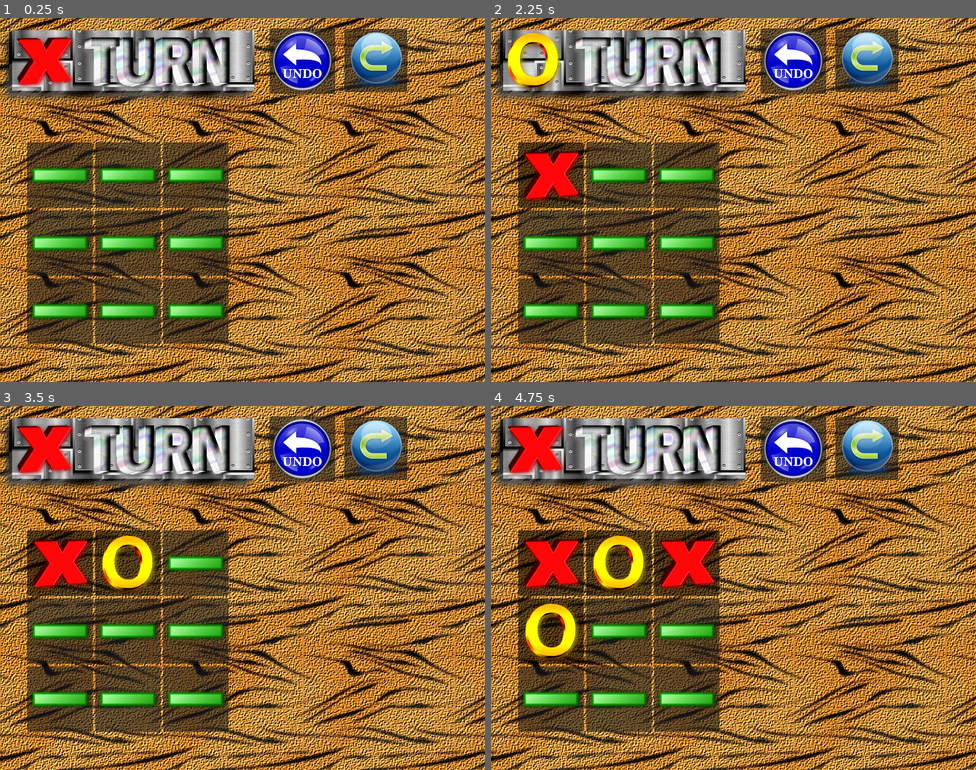
Above: before the commit, frames 1-4 (two rows, left to right).
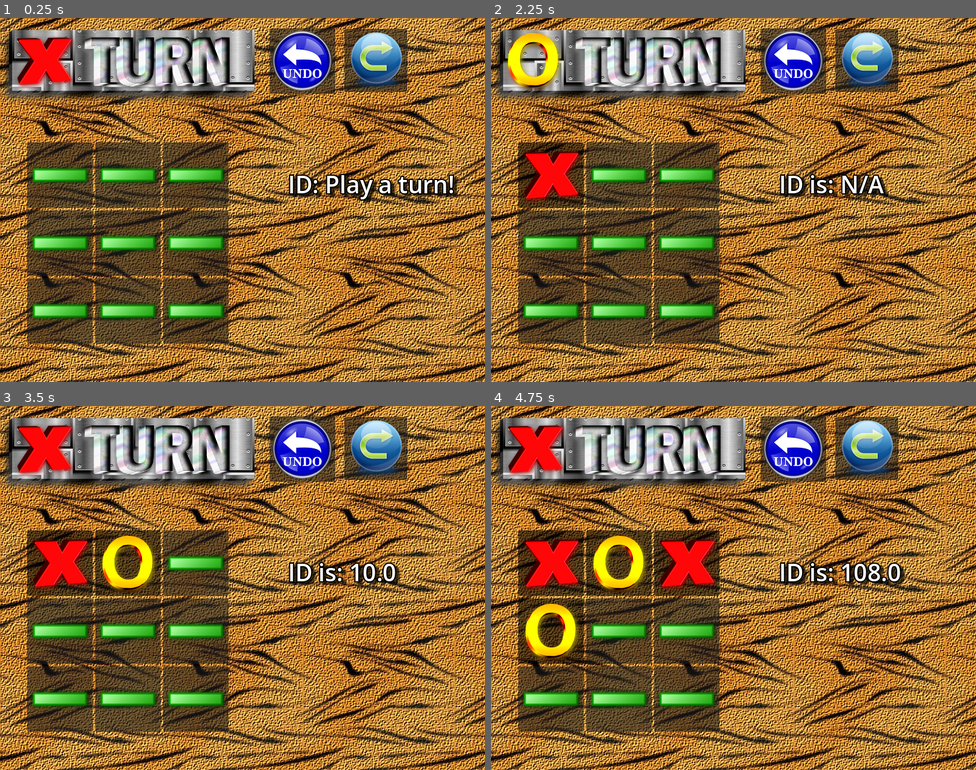
Above: after the commit, the same moments.

Repository: NoXNote/FindMenace
Game: Godot game, scene res://main.tscn
Two runs of this game, one before a commit and one after it. Both use one fixed random seed, a clock stepped at 60 frames per second and the inputs below.
Inputs (mouse positions are in pixels of both pictures, inside the frame that each line leads up to):
- Up to frame 1 (0.25 s): no input
- Up to frame 2 (2.25 s): click (791, 61) at 0.5 s; click (869, 61) at 1.25 s; click (549, 174) at 2 s
- Up to frame 3 (3.5 s): click (126, 562) at 2.77 s
- Up to frame 4 (4.75 s): click (685, 562) at 3.52 s; click (549, 631) at 4.27 s

The runs differ from the first frame. In frame 1, 1.6% of the frame differs, in the area x 59-95%, y 42-51%; in frame 2, 1.1%; in frame 3, 1.1%; in frame 4, 1.2%.

Commit message:
seems to work fine, maybe make a visualiser

Diff:
--- a/find-menace/main.tscn
+++ b/find-menace/main.tscn
@@ -7,6 +7,7 @@
 [ext_resource type="Script" uid="uid://dhsrg8hw4fh00" path="res://globals.gd" id="5_lquwl"]
 [ext_resource type="Texture2D" uid="uid://cfhc7s5nusse4" path="res://assets/undo.png" id="6_272bh"]
 [ext_resource type="Texture2D" uid="uid://c7a08vwv4cajt" path="res://assets/redo.png" id="7_5vw27"]
+[ext_resource type="Script" uid="uid://cvkybina2a7fw" path="res://menace_core.gd" id="8_5vw27"]
 
 [node name="Main" type="Control" unique_id=1011973169]
 layout_mode = 3
@@ -65,5 +66,23 @@
 offset_bottom = 122.0
 icon = ExtResource("7_5vw27")
 
+[node name="Menace Core" type="Node" parent="." unique_id=825504852]
+script = ExtResource("8_5vw27")
+
+[node name="whatID" type="Label" parent="." unique_id=1736431444]
+layout_mode = 0
+offset_left = 475.0
+offset_top = 247.0
+offset_right = 515.0
+offset_bottom = 270.0
+theme_override_colors/font_shadow_color = Color(0, 0, 0, 0.49411765)
+theme_override_colors/font_outline_color = Color(0, 0, 0, 1)
+theme_override_constants/shadow_offset_x = 6
+theme_override_constants/shadow_offset_y = 4
+theme_override_constants/outline_size = 8
+theme_override_constants/shadow_outline_size = 9
+theme_override_font_sizes/font_size = 39
+text = "ID: Play a turn!"
+
 [connection signal="pressed" from="undo" to="xoContainer" method="_on_undo_pressed"]
 [connection signal="pressed" from="redo" to="xoContainer" method="_on_redo_pressed"]
--- /dev/null
+++ b/find-menace/menace_core.gd
@@ -0,0 +1,66 @@
+extends Node
+
+var menace_db: Dictionary = {}
+
+# The 8 symmetry rotations exactly as they appear in the Python repo
+const ROTATIONS = [
+	[0, 1, 2, 3, 4, 5, 6, 7, 8], [2, 5, 8, 1, 4, 7, 0, 3, 6],
+	[8, 7, 6, 5, 4, 3, 2, 1, 0], [6, 3, 0, 7, 4, 1, 8, 5, 2],
+	[2, 1, 0, 5, 4, 3, 8, 7, 6], [8, 5, 2, 7, 4, 1, 6, 3, 0],
+	[6, 7, 8, 3, 4, 5, 0, 1, 2], [0, 3, 6, 1, 4, 7, 2, 5, 8]
+]
+
+# Maps your Top-Left to Bottom-Right grid into Menace's Bottom-Left to Top-Right grid
+const GODOT_TO_MENACE_MAP = [6, 7, 8, 3, 4, 5, 0, 1, 2]
+
+func _ready() -> void:
+	load_json_db()
+
+func load_json_db() -> void:
+	var file = FileAccess.open("res://menace_ids.json", FileAccess.READ)
+	if file:
+		var json_string = file.get_as_text()
+		menace_db = JSON.parse_string(json_string)
+		print("MENACE DB Loaded. Total states: ", menace_db.size())
+	else:
+		push_error("Could not find menace_ids.json!")
+
+func get_board_id(godot_board: Array) -> String:
+	# 1. Translate Godot grid to Menace grid
+	var menace_board = [0,0,0,0,0,0,0,0,0]
+	for i in range(9):
+		menace_board[GODOT_TO_MENACE_MAP[i]] = godot_board[i]
+
+	# 2. Find the maximum Base-3 value among all 8 symmetries
+	var max_base3_val = -1
+
+	for rot in ROTATIONS:
+		var current_val = 0
+		for i in range(9):
+			# Godot 4 supports ** for integer exponents
+			current_val += (3 ** i) * menace_board[rot[i]]
+
+		if current_val > max_base3_val:
+			max_base3_val = current_val
+
+	# 3. Look it up in the JSON dictionary
+	var key_str = str(max_base3_val)
+	if menace_db.has(key_str):
+		return str(menace_db[key_str])
+	else:
+		return "N/A"
+
+#func get_all_next_move_ids(godot_board: Array, piece_to_place: int) -> Dictionary:
+	#var next_moves = {}
+	#
+	#for i in range(9):
+		#if godot_board[i] == 0: # If square is empty
+			## Make a copy of the board and simulate the move
+			#var simulated_board = godot_board.duplicate()
+			#simulated_board[i] = piece_to_place
+			#
+			## Get the ID of this resulting board
+			#var resulting_id = get_board_id(simulated_board)
+			#next_moves[i] = resulting_id
+
+	#return next_moves
--- /dev/null
+++ b/find-menace/menace_ids.json
@@ -0,0 +1,306 @@
+{
+    "0": 1,
+    "13123": 2,
+    "4377": 3,
+    "13149": 4,
+    "4455": 5,
+    "13203": 6,
+    "4617": 7,
+    "13851": 8,
+    "2349": 9,
+    "15309": 10,
+    "6615": 11,
+    "6723": 12,
+    "10935": 13,
+    "13858": 14,
+    "15316": 15,
+    "10942": 16,
+    "15328": 17,
+    "13180": 18,
+    "13258": 19,
+    "13906": 20,
+    "15364": 21,
+    "10990": 22,
+    "13312": 23,
+    "14014": 24,
+    "15472": 25,
+    "11098": 26,
+    "11422": 27,
+    "14590": 28,
+    "17500": 29,
+    "17506": 30,
+    "17524": 31,
+    "17578": 32,
+    "17740": 33,
+    "18226": 34,
+    "15314": 35,
+    "15330": 36,
+    "13260": 37,
+    "13908": 38,
+    "15366": 39,
+    "6780": 40,
+    "10992": 41,
+    "13314": 42,
+    "4782": 43,
+    "14016": 44,
+    "15474": 45,
+    "11100": 46,
+    "4890": 47,
+    "14592": 48,
+    "14664": 49,
+    "16770": 50,
+    "17508": 51,
+    "17526": 52,
+    "17580": 53,
+    "17742": 54,
+    "18228": 55,
+    "13862": 56,
+    "15320": 57,
+    "15324": 58,
+    "10950": 59,
+    "13914": 60,
+    "15372": 61,
+    "10998": 62,
+    "14022": 63,
+    "15480": 64,
+    "11106": 65,
+    "14670": 66,
+    "16776": 67,
+    "17532": 68,
+    "17586": 69,
+    "17748": 70,
+    "18234": 71,
+    "15338": 72,
+    "4650": 73,
+    "13884": 74,
+    "15342": 75,
+    "10968": 76,
+    "15354": 77,
+    "4806": 78,
+    "14040": 79,
+    "15498": 80,
+    "11124": 81,
+    "4968": 82,
+    "11448": 83,
+    "17604": 84,
+    "17766": 85,
+    "18252": 86,
+    "13934": 87,
+    "15392": 88,
+    "4704": 89,
+    "13938": 90,
+    "15396": 91,
+    "6702": 92,
+    "11022": 93,
+    "15408": 94,
+    "13986": 95,
+    "15444": 96,
+    "11070": 97,
+    "11502": 98,
+    "16848": 99,
+    "17820": 100,
+    "18306": 101,
+    "15554": 102,
+    "11184": 103,
+    "15606": 104,
+    "11232": 105,
+    "15714": 106,
+    "11340": 107,
+    "17010": 108,
+    "18468": 109,
+    "16040": 110,
+    "16044": 111,
+    "7458": 112,
+    "11670": 113,
+    "16056": 114,
+    "16092": 115,
+    "16200": 116,
+    "11826": 117,
+    "12150": 118,
+    "8808": 119,
+    "8916": 120,
+    "8964": 121,
+    "13921": 122,
+    "15379": 123,
+    "15487": 124,
+    "14677": 125,
+    "16783": 126,
+    "17539": 127,
+    "17593": 128,
+    "17755": 129,
+    "18241": 130,
+    "15505": 131,
+    "17611": 132,
+    "17773": 133,
+    "13993": 134,
+    "15451": 135,
+    "17827": 136,
+    "18313": 137,
+    "15613": 138,
+    "17017": 139,
+    "18475": 140,
+    "16099": 141,
+    "16207": 142,
+    "12157": 143,
+    "16789": 144,
+    "17545": 145,
+    "17599": 146,
+    "17761": 147,
+    "18247": 148,
+    "15517": 149,
+    "17623": 150,
+    "17785": 151,
+    "15463": 152,
+    "16867": 153,
+    "17839": 154,
+    "18325": 155,
+    "17029": 156,
+    "18487": 157,
+    "16111": 158,
+    "16219": 159,
+    "14071": 160,
+    "15529": 161,
+    "11479": 162,
+    "17635": 163,
+    "17797": 164,
+    "18283": 165,
+    "14077": 166,
+    "15535": 167,
+    "11161": 168,
+    "17641": 169,
+    "17803": 170,
+    "18289": 171,
+    "17875": 172,
+    "18361": 173,
+    "15769": 174,
+    "11395": 175,
+    "18523": 176,
+    "16255": 177,
+    "17689": 178,
+    "17905": 179,
+    "18391": 180,
+    "16939": 181,
+    "17695": 182,
+    "17911": 183,
+    "18397": 184,
+    "11611": 185,
+    "17929": 186,
+    "17173": 187,
+    "18631": 188,
+    "12313": 189,
+    "18013": 190,
+    "18715": 191,
+    "18721": 192,
+    "18091": 193,
+    "18793": 194,
+    "17537": 195,
+    "17591": 196,
+    "17753": 197,
+    "18239": 198,
+    "17609": 199,
+    "17771": 200,
+    "18257": 201,
+    "17825": 202,
+    "18311": 203,
+    "17015": 204,
+    "18473": 205,
+    "15519": 206,
+    "17625": 207,
+    "17787": 208,
+    "18273": 209,
+    "17841": 210,
+    "18327": 211,
+    "18489": 212,
+    "16113": 213,
+    "16221": 214,
+    "14079": 215,
+    "15537": 216,
+    "11163": 217,
+    "17643": 218,
+    "17805": 219,
+    "18291": 220,
+    "11559": 221,
+    "17877": 222,
+    "18363": 223,
+    "15771": 224,
+    "11397": 225,
+    "18525": 226,
+    "16257": 227,
+    "12207": 228,
+    "16941": 229,
+    "17697": 230,
+    "17913": 231,
+    "18399": 232,
+    "11613": 233,
+    "17931": 234,
+    "18417": 235,
+    "17175": 236,
+    "18633": 237,
+    "12315": 238,
+    "18093": 239,
+    "18741": 240,
+    "18795": 241,
+    "17615": 242,
+    "17777": 243,
+    "18263": 244,
+    "17831": 245,
+    "17021": 246,
+    "18479": 247,
+    "15513": 248,
+    "17619": 249,
+    "17781": 250,
+    "18267": 251,
+    "15459": 252,
+    "11085": 253,
+    "16863": 254,
+    "17835": 255,
+    "17025": 256,
+    "18483": 257,
+    "16107": 258,
+    "16215": 259,
+    "17883": 260,
+    "18531": 261,
+    "16263": 262,
+    "12213": 263,
+    "17937": 264,
+    "18423": 265,
+    "17181": 266,
+    "18639": 267,
+    "12321": 268,
+    "18747": 269,
+    "15437": 270,
+    "18335": 271,
+    "18497": 272,
+    "16085": 273,
+    "18339": 274,
+    "17043": 275,
+    "18501": 276,
+    "16233": 277,
+    "12183": 278,
+    "18351": 279,
+    "17055": 280,
+    "18513": 281,
+    "16245": 282,
+    "17199": 283,
+    "18657": 284,
+    "12339": 285,
+    "18819": 286,
+    "17093": 287,
+    "18551": 288,
+    "16139": 289,
+    "15693": 290,
+    "11319": 291,
+    "17097": 292,
+    "18555": 293,
+    "16179": 294,
+    "12237": 295,
+    "17109": 296,
+    "18567": 297,
+    "16191": 298,
+    "18603": 299,
+    "12285": 300,
+    "16341": 301,
+    "16449": 302,
+    "9213": 303,
+    "16497": 304
+}
--- a/find-menace/xo_container.gd
+++ b/find-menace/xo_container.gd
@@ -2,6 +2,10 @@
 
 @onready var button_template := $"../ticButton"
 @onready var who_turn_sign := $"../whoTurn"
+@onready var id_output = $"../whatID"
+
+@onready var menace_core = $"../Menace Core"
+
 var board_array: Array[Button]
 
 class Move:
@@ -24,48 +28,56 @@
 		temp_button.tic_pressed.connect(_on_tic_button_tic_pressed)
 		temp_button.visible = true
 		temp_button.button_index = i
+		temp_button.state = 0
 		board_array.append(temp_button)
 		add_child(temp_button)
 
 
-# Called every frame. 'delta' is the elapsed time since the previous frame.
-func _process(delta: float) -> void:
-	pass
+func get_board() -> Array[int]:
+	var int_array: Array[int]
+	for but in board_array:
+		int_array.push_back(but.state)
+	return int_array
+
+func update_id():
+	var id = menace_core.get_board_id(get_board())
+	id_output.text = "ID is: " + id
+
 
 
 func _on_tic_button_tic_pressed(button_index: int) -> void:
 	undo_history.clear()
 	move_history.push_back(Move.new(button_index, board_array[button_index].state))
+	if Globals.xTurn:
+		board_array[button_index].state = 2
+	else:
+		board_array[button_index].state = 1
 	changeTurn()
-	if Globals.xTurn:
-		board_array[button_index].state = 1
-	else:
-		board_array[button_index].state = 2
-	print(button_index)
 
 
 
 func _on_undo_pressed() -> void:
 	if move_history.size() > 0:
-		changeTurn()
 		undo_history.push_back(Move.new(move_history[-1].position, board_array[move_history[-1].position].state))
 		board_array[move_history[-1].position].state = move_history[-1].previous_state
 
 		move_history.pop_back()
 		print(undo_history[-1].position)
 		print(undo_history[-1].previous_state)
+		changeTurn()
 
 
 func _on_redo_pressed() -> void:
 	if undo_history.size() > 0:
-		changeTurn()
 		move_history.push_back(Move.new(undo_history[-1].position, board_array[undo_history[-1].position].state))
 		board_array[undo_history[-1].position].state = undo_history[-1].previous_state
 
 		undo_history.pop_back()
+		changeTurn()
 
 
 func changeTurn():
 	Globals.xTurn = !Globals.xTurn
 	if Globals.xTurn: who_turn_sign.texture = preload("res://assets/xturn.png")
 	else: who_turn_sign.texture = preload("res://assets/oturn.png")
+	update_id()
Not shown, added: find-menace/menace_core.gd.uid
